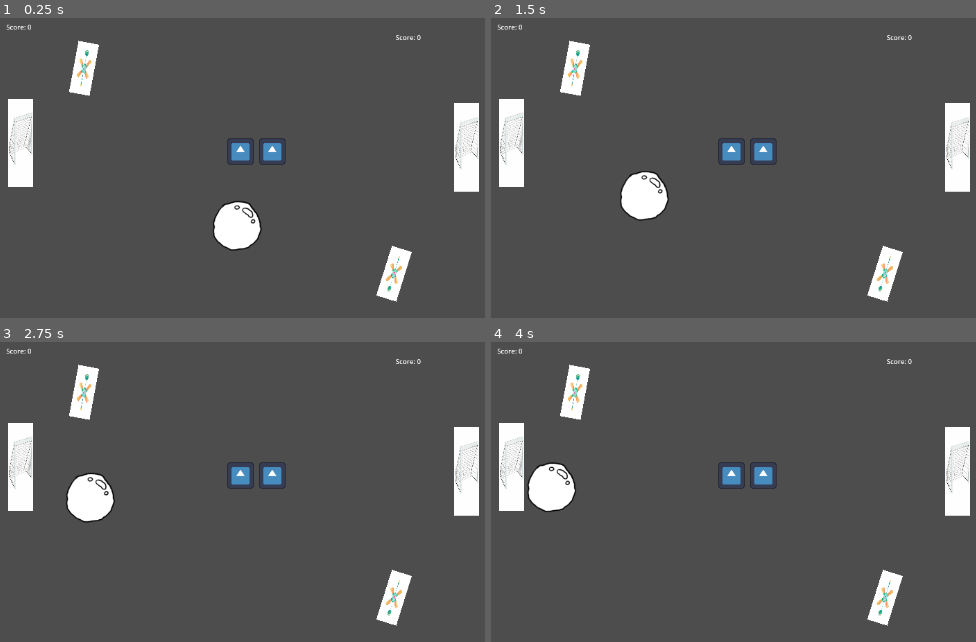
Above: before the commit, frames 1-4 (two rows, left to right).
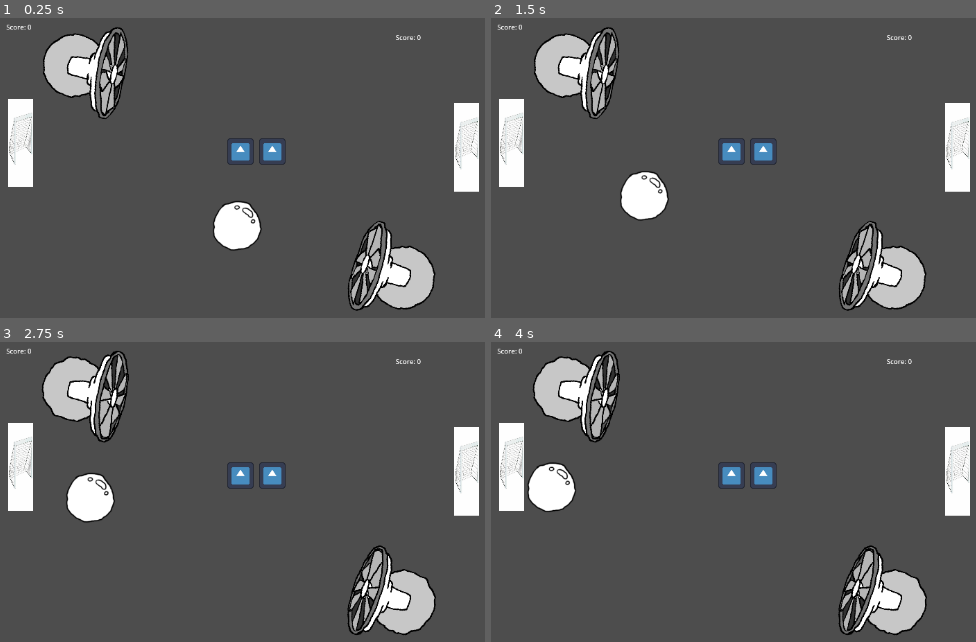
Above: after the commit, the same moments.

Repository: Calandir/ggj-2025
Game: Godot game, scene res://Scenes/example_scene.tscn
Two runs of this game, one before a commit and one after it. Both use one fixed random seed, a clock stepped at 60 frames per second and the inputs below. The engine's default icon, where the game draws it, is replaced by a stand-in: a white triangle on a blue panel in a dark square.
Inputs:
- Up to frame 1 (0.25 s): no input
- Up to frame 2 (1.5 s): no input
- Up to frame 3 (2.75 s): no input
- Up to frame 4 (4 s): no input

The runs differ from the first frame. In frame 1, 6.5% of the frame differs, in the area x 8-90%, y 3-98%; in frame 2, 6.5%; in frame 3, 6.6%; in frame 4, 6.6%.

Commit message:
Added fan animation

Diff:
--- a/Scenes/Fan.tscn
+++ b/Scenes/Fan.tscn
@@ -1,14 +1,46 @@
-[gd_scene load_steps=3 format=3 uid="uid://bww2ytek0n024"]
+[gd_scene load_steps=7 format=3 uid="uid://bww2ytek0n024"]
 
 [ext_resource type="Script" path="res://Scripts/fan.gd" id="1_cdjk6"]
-[ext_resource type="Texture2D" uid="uid://uehfqq46wyvw" path="res://Art/fan-temp-art.jpg" id="2_dnb1t"]
+[ext_resource type="Texture2D" uid="uid://cwngcfkylc1te" path="res://Art/Fan-Final-Art.png" id="2_sfcpr"]
+
+[sub_resource type="AtlasTexture" id="AtlasTexture_if032"]
+atlas = ExtResource("2_sfcpr")
+region = Rect2(0, 0, 256, 256)
+
+[sub_resource type="AtlasTexture" id="AtlasTexture_gktjl"]
+atlas = ExtResource("2_sfcpr")
+region = Rect2(256, 0, 256, 256)
+
+[sub_resource type="AtlasTexture" id="AtlasTexture_qyf1d"]
+atlas = ExtResource("2_sfcpr")
+region = Rect2(512, 0, 256, 256)
+
+[sub_resource type="SpriteFrames" id="SpriteFrames_fr20a"]
+animations = [{
+"frames": [{
+"duration": 1.0,
+"texture": SubResource("AtlasTexture_if032")
+}, {
+"duration": 1.0,
+"texture": SubResource("AtlasTexture_gktjl")
+}, {
+"duration": 1.0,
+"texture": SubResource("AtlasTexture_qyf1d")
+}],
+"loop": true,
+"name": &"default",
+"speed": 10.0
+}]
 
 [node name="Fan0_Area2D" type="Area2D"]
 script = ExtResource("1_cdjk6")
 
-[node name="Sprite2D" type="Sprite2D" parent="."]
-scale = Vector2(0.08, 0.2)
-texture = ExtResource("2_dnb1t")
+[node name="AnimatedSprite2D" type="AnimatedSprite2D" parent="."]
+position = Vector2(0, -1)
+rotation = 1.5708
+sprite_frames = SubResource("SpriteFrames_fr20a")
+autoplay = "default"
+frame_progress = 0.928675
 
 [node name="CollisionPolygon2D" type="CollisionPolygon2D" parent="."]
 polygon = PackedVector2Array(0, 50, 600, 200, 615, 0, 600, -200, 0, -50)
Binary file changed: Art/Fan-Final-Art.png
Not shown, added: Art/Fan-Final-Art.png.import
Not shown: 1 places in Scenes/example_scene.tscn that only renumber resources
